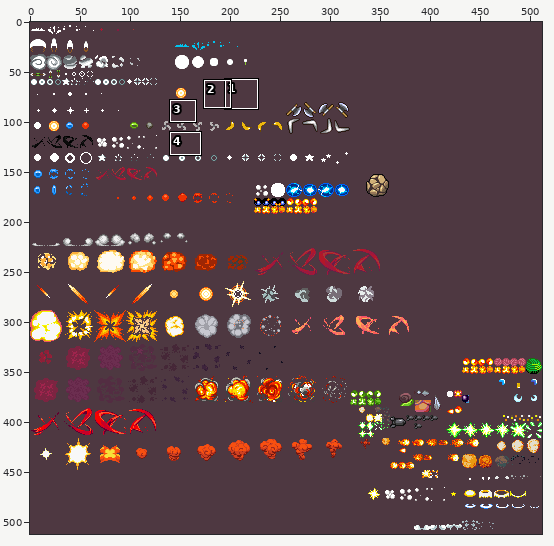
Sprite sheet: bengt/gfx/sprEffects.png. The first picture is a wide view before the edit; the outline marks the close-up.
Close-up. The starting point:
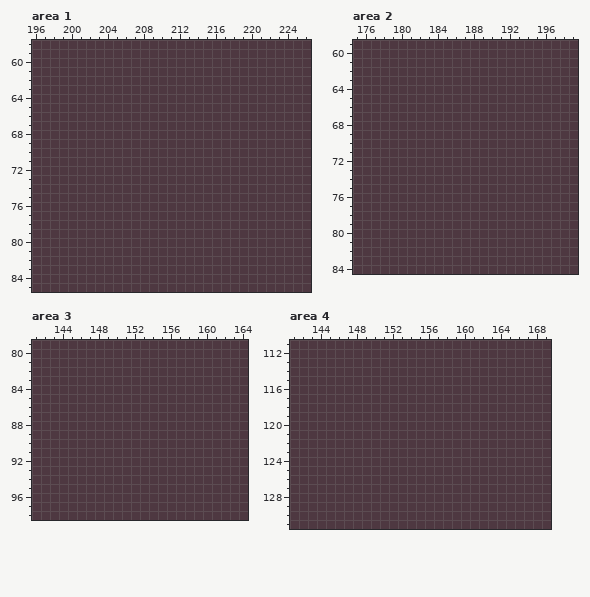
The file is 512x512 pixels. Colours within 5 levels of each other are drawn and written as one. Shown: area 1: x 196..226, y 58..85; area 2: x 175..199, y 59..84; area 3: x 141..164, y 79..98; area 4: x 141..169, y 111..131. The commit also changed other parts of the picture, which this record leaves out.
Once edited:
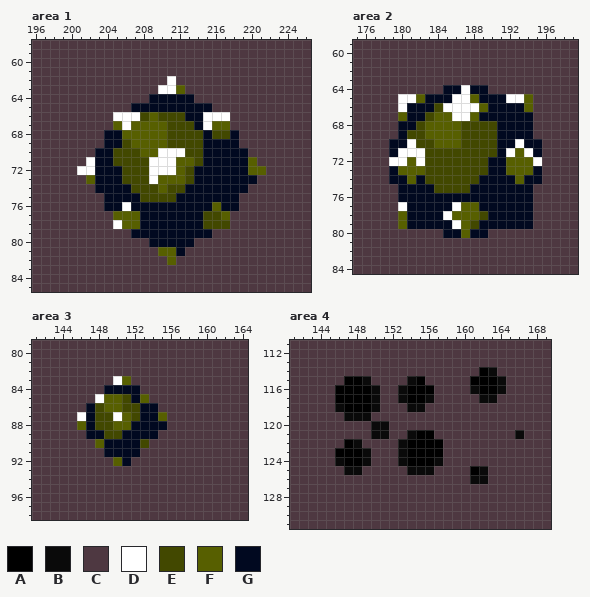
Palette (. is transparent): A #000000  B #0a0a0a  C #4e3841  D #ffffff  E #424800  F #575f00  G #010920
From old to new:
Area 1:
y 62: x 211 C -> D
y 63: x 210..212 CCC -> DDF
y 64: x 209..213 CCCCC -> GGGGG
y 65: x 207..215 CCCCCCCCC -> GGGGGGGGG
y 66: x 205..217 CCCCCCCCCCCCC -> DDDEFEEEGGDDD
y 67: x 205..217 CCCCCCCCCCCCC -> FDFFFFEEEGDFF
y 68: x 204..218 CCCCCCCCCCCCCCC -> GGFFFFFEEEEGEEG
y 69: x 204..218 CCCCCCCCCCCCCCC -> GGEFFFFEEEEGGGG
y 70: x 203..219 CCCCCCCCCCCCCCCCC -> GGEEEFFDDDEEGGGGG
y 71: x 202..220 CCCCCCCCCCCCCCCCCCC -> DGGEEEEDDDFFEGGGGGF
y 72: x 201..221 CCCCCCCCCCCCCCCCCCCCC -> DDGGGEEEDDDFEGGGGGGFF
y 73: x 202..220 CCCCCCCCCCCCCCCCCCC -> FGGGEEEDFFFEGGGGGGG
y 74: x 203..219 CCCCCCCCCCCCCCCCC -> GGGGEEEFEEGGGGGGG
y 75: x 204..218 CCCCCCCCCCCCCCC -> GGGGEEEEGGGGGGG
y 76: x 204..218 CCCCCCCCCCCCCCC -> GGDGGGGGGGGGFGG
y 77: x 205..217 CCCCCCCCCCCCC -> FFFGGGGGGGEEF
y 78: x 205..217 CCCCCCCCCCCCC -> DFFGGGGGGGEEE
y 79: x 207..215 CCCCCCCCC -> GGGGGGGGG
y 80: x 209..213 CCCCC -> GGGGG
y 81: x 210..212 CCC -> FFG
y 82: x 211 C -> F
Area 2:
y 64: x 185..189 CCCCC -> GGDGG
y 65: x 180..194 CCCCCCCCCCCCCCC -> DDFGGGDDFGGGDDF
y 66: x 180..194 CCCCCCCCCCCCCCC -> DGGGEDDDDFGGGGF
y 67: x 180..194 CCCCCCCCCCCCCCC -> FGGEFFDDFGGGGGG
y 68: x 180..194 CCCCCCCCCCCCCCC -> GGEFFFFEEEEGGGG
y 69: x 180..194 CCCCCCCCCCCCCCC -> GEEFFFFEEEEGGGG
y 70: x 179..195 CCCCCCCCCCCCCCCCC -> GGDEEFFFEEEEGGDGG
y 71: x 179..195 CCCCCCCCCCCCCCCCC -> GDDDEEEEEEEEGDFDG
y 72: x 179..195 CCCCCCCCCCCCCCCCC -> DDFDEEEEEEEGGFFFD
y 73: x 179..195 CCCCCCCCCCCCCCCCC -> GFFFEEEEEEEGGFFFG
y 74: x 179..195 CCCCCCCCCCCCCCCCC -> GGFGEEEEEEGGGGFGG
y 75: x 180..194 CCCCCCCCCCCCCCC -> GGGGEEEEGGGGGGG
y 76: x 180..194 CCCCCCCCCCCCCCC -> GGGGGGGGGGGGGGG
y 77: x 180..194 CCCCCCCCCCCCCCC -> DGGGGGDFFGGGGGG
y 78: x 180..194 CCCCCCCCCCCCCCC -> FGGGGDFFFEGGGGG
y 79: x 180..194 CCCCCCCCCCCCCCC -> FGGGGGDFEGGGGGG
y 80: x 185..189 CCCCC -> GGFGG
Area 3:
y 83: x 150..151 CC -> DF
y 84: x 149..152 CCCC -> GGGG
y 85: x 148..153 CCCCCC -> DFFEGF
y 86: x 147..154 CCCCCCCC -> GEFFEEGG
y 87: x 146..155 CCCCCCCCCC -> DGEEDFEGGF
y 88: x 146..155 CCCCCCCCCC -> FGEEFFGGGG
y 89: x 147..154 CCCCCCCC -> GGEEGGGG
y 90: x 148..153 CCCCCC -> FGGGGE
y 91: x 149..152 CCCC -> GGGG
y 92: x 150..151 CC -> FG
Area 4:
y 114: x 162..163 CC -> AB
y 115: x 147..149 CCC -> AAB; x 154..155 CC -> BA; x 161..164 CCCC -> AAAB
y 116: x 146..150 CCCCC -> AAAAB; x 153..156 CCCC -> BAAA; x 161..164 CCCC -> BAAB
y 117: x 146..150 CCCCC -> AAAAB; x 153..156 CCCC -> BAAB; x 162..163 CC -> BB
y 118: x 146..150 CCCCC -> BAAAB; x 154..155 CC -> BB
y 119: x 147..149 CCC -> BBB
y 120: x 150..151 CC -> BB
y 121: x 150..151 CC -> BB; x 154..156 CCC -> BAA; x 166 C -> B
y 122: x 147..148 CC -> AB; x 153..157 CCCCC -> BAAAA
y 123: x 146..149 CCCC -> AAAB; x 153..157 CCCCC -> BAAAA
y 124: x 146..149 CCCC -> BAAB; x 153..157 CCCCC -> BAAAB
y 125: x 147..148 CC -> BB; x 154..156 CCC -> BBB; x 161..162 CC -> AB
y 126: x 161..162 CC -> BB
Boxes around the changes in both close-ups, in picture pixels (x1, y1, x2, y2):
changed: (77, 76, 266, 265)
changed: (389, 85, 542, 238)
changed: (77, 376, 167, 466)
changed: (335, 367, 524, 484)
